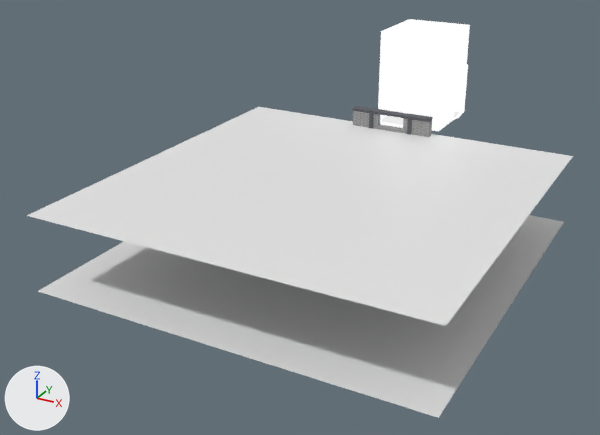
What one commit did to the Blender file Assets/World/C7L1/raw/C7L1.blend.
Before and after are seen from a camera (50 mm lens) standing at (131.0, -392.0, 148.0) and looking at (-30.0, -100.0, 2.0). Arrows for +X, +Y and +Z are at lower left; the lights stay in place.

In view in the first picture: 'Room1', 'Room1_Entrance', 'SeaFloor', 'Wall_Bottom_Entrance', 'Water'.
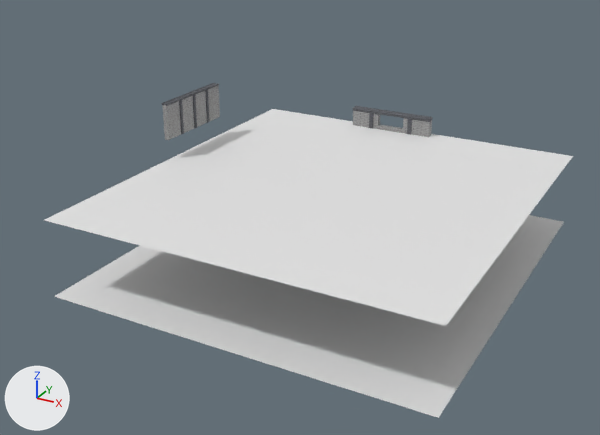
Boxes (x1, y1, x2, y2) around the edits, measured in the pictures (600 x 435 px):
```json
{"object": "Water", "change": "reshaped", "before": [27, 107, 573, 326], "after": [45, 109, 573, 326]}
{"object": "SeaFloor", "change": "reshaped", "before": [38, 215, 564, 418], "after": [54, 215, 564, 418]}
{"object": "Room1", "change": "hidden", "before": [378, 19, 470, 132]}
{"object": "Wall_Middle_Exit", "change": "added", "after": [161, 83, 220, 140], "faces in mat_uv_wall_1_001 (picture img_tx_wall_200_png_001)": [163, 85, 220, 140], "faces in mat_uv_wall_2_001": [161, 83, 219, 134]}
{"object": "Room1_Entrance", "change": "hidden", "before": [450, 59, 468, 122]}
```

The change, as JSON lines over the scene's bpy script:
```json
{"op": "add", "block": "img_tx_wall_200_png_001", "code": ["img_tx_wall_200_png_001 = load_image('tx_wall_200.png.001', '../../Level1/Materials/Textures/tx_wall_200.png', 64, 64, 'sRGB')"]}
{"op": "add", "block": "mat_uv_wall_2_001", "code": ["mat_uv_wall_2_001 = bpy.data.materials.new('uv_Wall_2.001')", "# colours: grey #a6a8b0", "# uses the picture img_tx_wall_200_png_001"]}
{"op": "add", "block": "mat_uv_wall_1_001", "code": ["mat_uv_wall_1_001 = principled_material('uv_Wall_1.001')", "mat_uv_wall_1_001.texture = img_tx_wall_200_png_001", "mat_uv_wall_1_001.specular_ior_level = 0.0"]}
{"block": "me_plane", "where": "me_plane.from_pydata(...)  # 4 vertices, 1 face; spans x -96.0..68.0, y -128.0..38.0, z 16.0"}
{"block": "me_plane", "where": "# used by ob_water; location = (0.0, -64.0, 8.0)"}
{"block": "me_plane", "change": "me_plane part 1"}
{"op": "set", "path": "me_plane.vertices[0].co", "old": "(-96.0, -128.0, 16.0)", "new": "(-87.0, -128.0, 16.0)", "note": "pixel (26, 215) -> pixel (43, 220)"}
{"op": "set", "path": "me_plane.vertices[2].co", "old": "(-96.0, 38.0, 16.0)", "new": "(-87.0, 38.0, 16.0)", "note": "pixel (258, 106) -> pixel (272, 108)"}
{"block": "me_plane_003", "where": "me_plane_003.from_pydata(...)  # 4 vertices, 1 face; spans x -96.0..68.0, y -128.0..38.0, z 16.0"}
{"block": "me_plane_003", "where": "# used by ob_seafloor; location = (0.0, -64.0, -24.0)"}
{"block": "me_plane_003", "change": "me_plane_003 part 2"}
{"op": "set", "path": "me_plane_003.vertices[0].co", "old": "(-96.0, -128.0, 16.0)", "new": "(-87.0, -128.0, 16.0)", "note": "pixel (37, 291) -> pixel (53, 296)"}
{"op": "set", "path": "me_plane_003.vertices[2].co", "old": "(-96.0, 38.0, 16.0)", "new": "(-87.0, 38.0, 16.0)"}
{"op": "add", "block": "me_cube_006", "code": ["me_cube_006 = bpy.data.meshes.new('Cube.006')", "me_cube_006.from_pydata(...)  # 60 vertices, 43 faces; spans x -20.0..20.0, y -1.5..1.5, z 0.0..16.2", "# faces by material slot: [15, 28]", "me_cube_006.materials.append(mat_uv_wall_1_001)  # picture img_tx_wall_200_png_001", "me_cube_006.materials.append(mat_uv_wall_2_001)"]}
{"op": "add", "block": "ob_room1", "code": "ob_room1.hide_set(True)  # its collection is switched off"}
{"op": "add", "block": "ob_room1_entrance", "code": "ob_room1_entrance.hide_set(True)  # its collection is switched off"}
{"op": "add", "block": "ob_wall_middle_exit", "code": ["ob_wall_middle_exit = bpy.data.objects.new('Wall_Middle_Exit', me_cube_006)", "ob_wall_middle_exit.location = (-87.8, -96.2, 33.0)", "ob_wall_middle_exit.rotation_euler = (0.0, 0.0, 1.571)  # degrees (0, 0, 90)"]}
```
